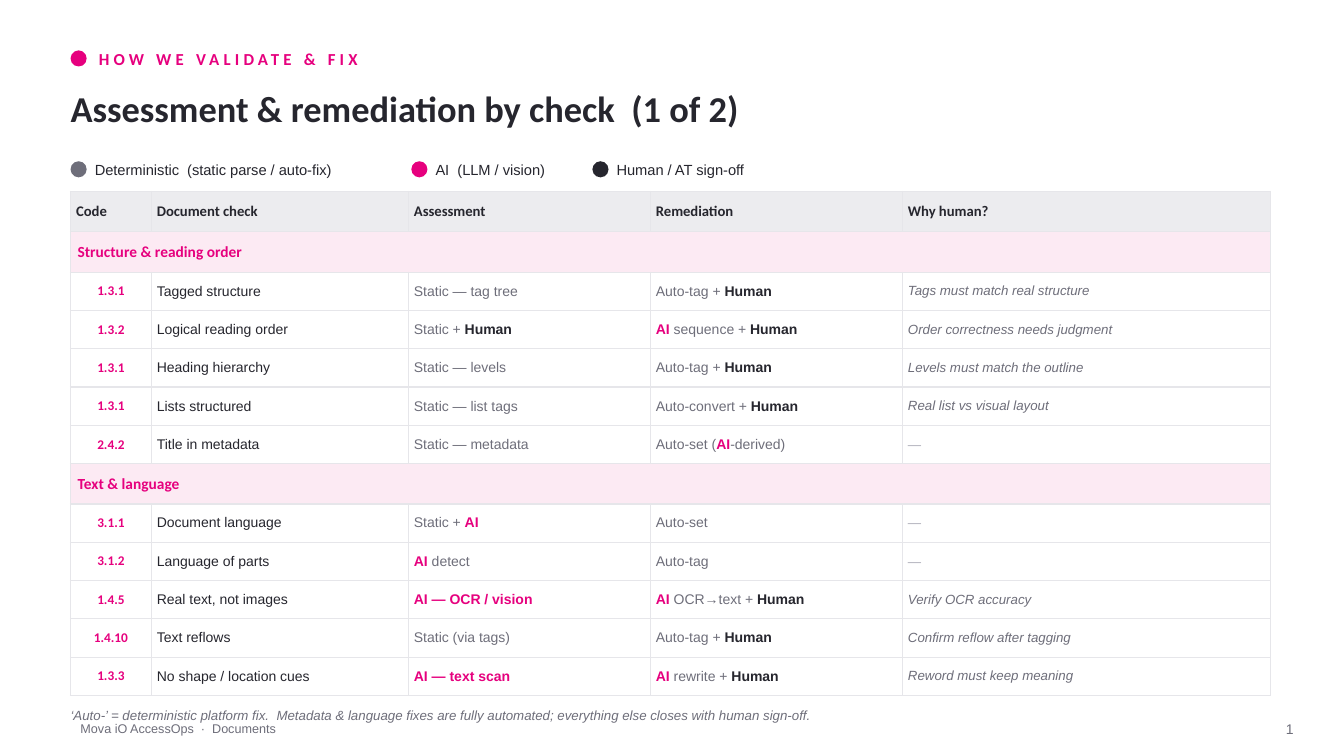
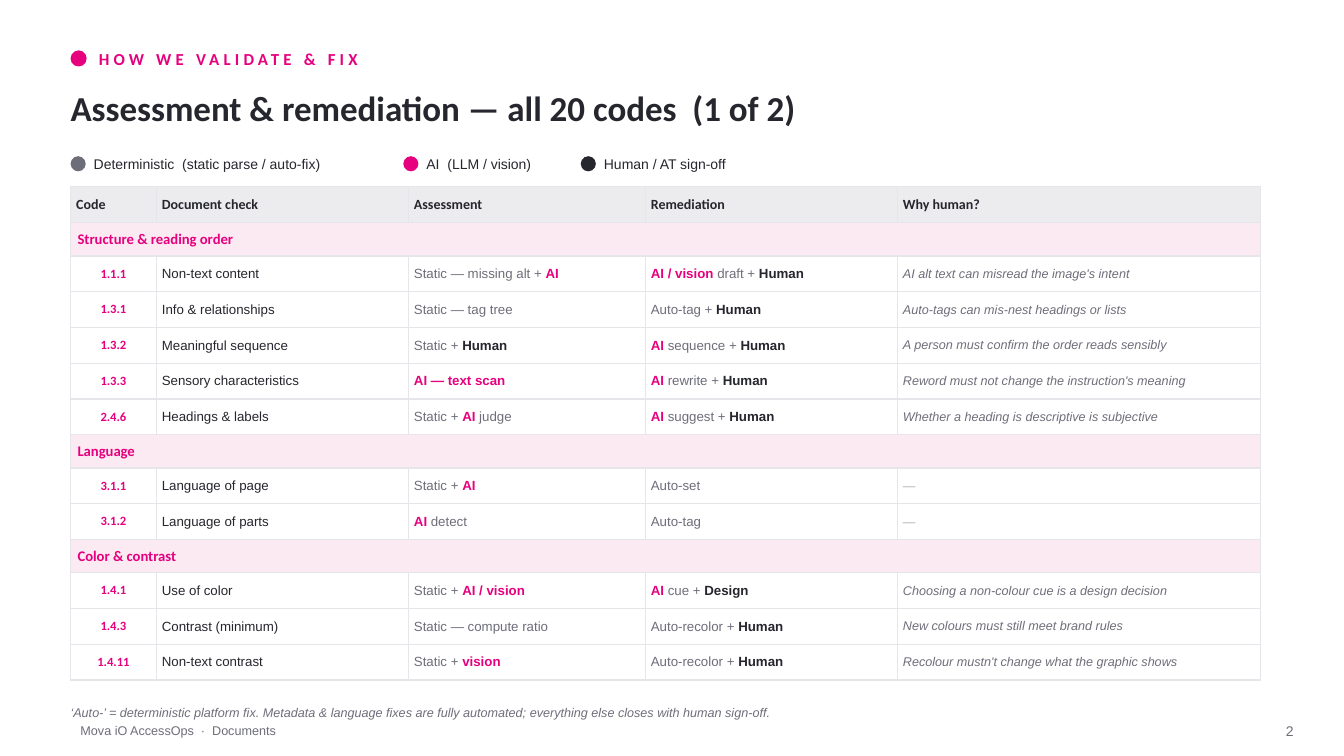
Before and after one commit to jeremyyuAWS/acp, a slide deck: slide 2 of frontend/public/exports/method-deck.pptx (slide 1 before the commit). Drawn at 1344x756 pixels with LibreOffice and Linux fonts; fonts in the diff are those of the drawing. Boxes give left, top, right and bottom in pixels: in the first picture for what was removed or moved away, otherwise in the second. Text is boxed around its words. In the diff, an @@ line names an element or a change of style, - is before the commit and + after.

```diff
--- a/frontend/public/exports/method-deck.pptx
+++ b/frontend/public/exports/method-deck.pptx
@@ text at (71,95,796,126): text changed; size 26 to 25 pt @@
-Assessment & remediation by check (1 of 2)
+Assessment & remediation — all 20 codes (1 of 2)
@@ size 10.5 to 10 pt in 3 elements at (94,159,320,172), (426,159,531,172), (604,159,726,172) @@
@@ text "Human / AT sign-off": place and size @@
-text "Human / AT sign-off" at (617,164,744,178)
+text "Human / AT sign-off" at (604,159,726,172)
@@ ellipse: place and size @@
-ellipse at (71,161,87,177)
+ellipse at (71,156,86,171)
@@ 2 ellipses, 1 text: place and size @@
-2 ellipses, 1 text at (411,161,609,178)
+2 ellipses, 1 text at (403,156,596,172)
@@ table at (71,187,1260,681) @@
-row 3: 1.3.1 | Tagged structure | Static — tag tree | Auto-tag + Human | Tags must match real structure
+row 3: 1.1.1 | Non-text content | Static — missing alt + AI | AI / vision draft + Human | AI alt text can misread the image's intent
-row 4: 1.3.2 | Logical reading order | Static + Human | AI sequence + Human | Order correctness needs judgment
+row 4: 1.3.1 | Info & relationships | Static — tag tree | Auto-tag + Human | Auto-tags can mis-nest headings or lists
-row 5: 1.3.1 | Heading hierarchy | Static — levels | Auto-tag + Human | Levels must match the outline
+row 5: 1.3.2 | Meaningful sequence | Static + Human | AI sequence + Human | A person must confirm the order reads sensibly
-row 6: 1.3.1 | Lists structured | Static — list tags | Auto-convert + Human | Real list vs visual layout
+row 6: 1.3.3 | Sensory characteristics | AI — text scan | AI rewrite + Human | Reword must not change the instruction's meaning
-row 7: 2.4.2 | Title in metadata | Static — metadata | Auto-set (AI-derived) | —
+row 7: 2.4.6 | Headings & labels | Static + AI judge | AI suggest + Human | Whether a heading is descriptive is subjective
-row 8, column 1: Text & language
+row 8, column 1: Language
-row 9, column 2: Document language
+row 9, column 2: Language of page
-row 11: 1.4.5 | Real text, not images | AI — OCR / vision | AI OCR→text + Human | Verify OCR accuracy
-row 12: 1.4.10 | Text reflows | Static (via tags) | Auto-tag + Human | Confirm reflow after tagging
-row 13: 1.3.3 | No shape / location cues | AI — text scan | AI rewrite + Human | Reword must keep meaning
+row 11: Color & contrast |  |  |  | 
+row 12: 1.4.1 | Use of color | Static + AI / vision | AI cue + Design | Choosing a non-colour cue is a design decision
+row 13: 1.4.3 | Contrast (minimum) | Static — compute ratio | Auto-recolor + Human | New colours must still meet brand rules
+row 14: 1.4.11 | Non-text contrast | Static + vision | Auto-recolor + Human | Recolour mustn't change what the graphic shows
@@ table: place and size @@
-table at (71,192,1270,696)
+table at (71,187,1260,681)
@@ text "‘Auto-’ = deterministic platform fix. ..." at (71,708,770,720): size 9.5 to 9 pt @@
@@ text at (1286,726,1294,736): text changed @@
-1
+2
```
Also in this commit, not shown: 2 slides added, 1 slide removed, 2 other files.
